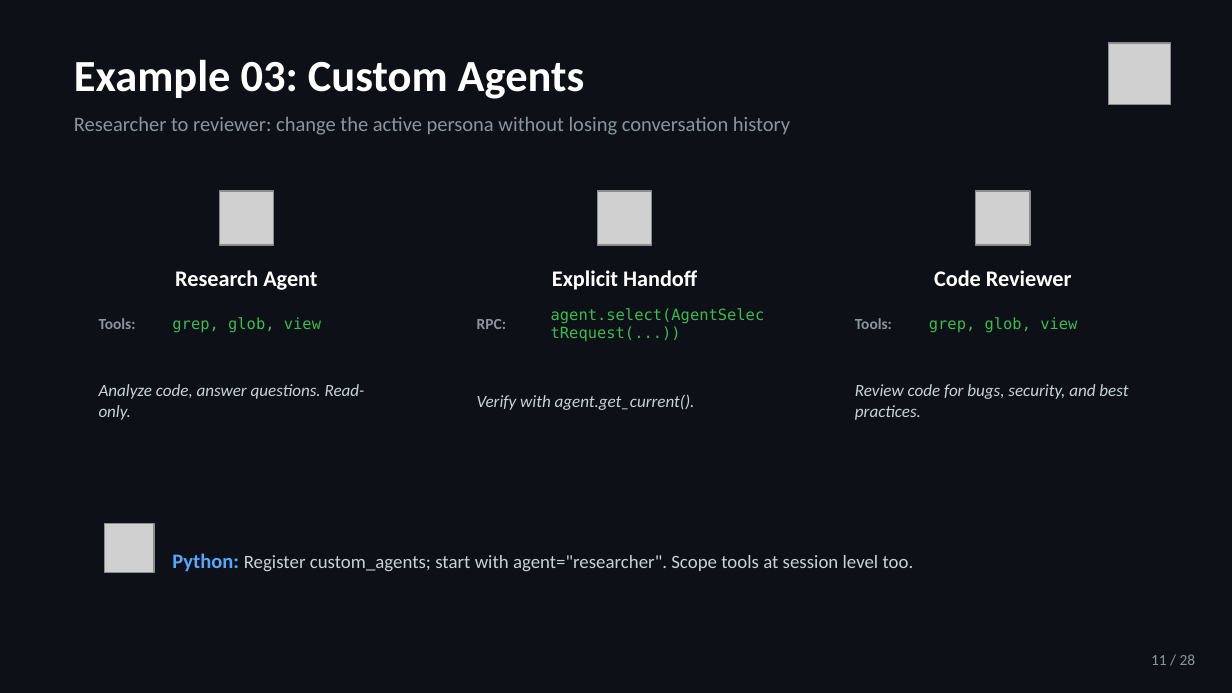
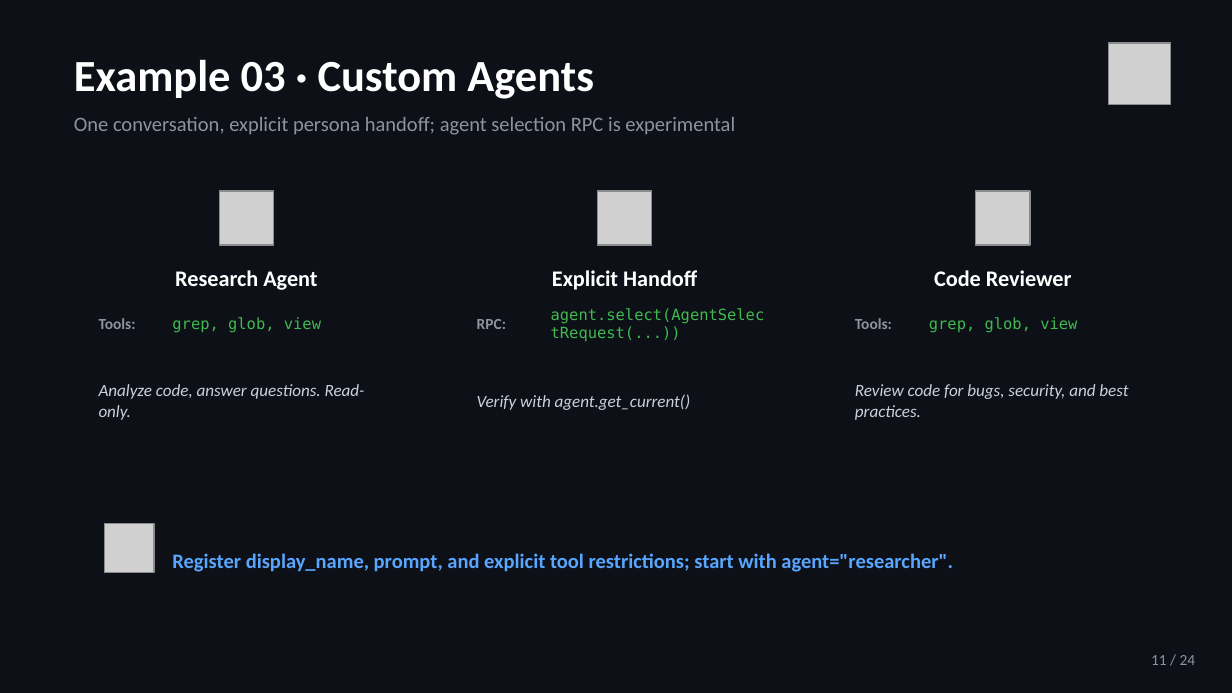
Before and after one commit to jeffrey-groneberg/ghcp_sdk, a slide deck: slide 11 of GitHub-Copilot-SDK.pptx. Drawn at 1232x693 pixels with LibreOffice and Linux fonts; fonts in the diff are those of the drawing; grey boxes stand for pictures. Boxes give left, top, right and bottom in pixels: in the first picture for what was removed or moved away, otherwise in the second. Text is boxed around its words. In the diff, an @@ line names an element or a change of style, - is before the commit and + after.

```diff
--- a/GitHub-Copilot-SDK.pptx
+++ b/GitHub-Copilot-SDK.pptx
@@ text at [74, 59, 594, 99]: text changed @@
-Example 03: Custom Agents
+Example 03 · Custom Agents
@@ text at [74, 117, 735, 135]: text changed @@
-Researcher to reviewer: change the active persona without losing conversation history
+One conversation, explicit persona handoff; agent selection RPC is experimental
@@ text at [477, 394, 691, 410]: text changed @@
-Verify with agent.get_current().
+Verify with agent.get_current()
@@ text at [172, 553, 953, 572]: text changed; size 11 to 12 pt; text colour #C9D1D9 to #58A6FF; bold on @@
-Python: Register custom_agents; start with agent="researcher". Scope tools at session level too.
+Register display_name, prompt, and explicit tool restrictions; start with agent="researcher".
@@ text at [1151, 655, 1196, 665]: text changed @@
-11 / 28
+11 / 24
```
Also in this commit, not shown: 21 other slides changed, 2 slides added, 6 slides removed, 24 other files.
